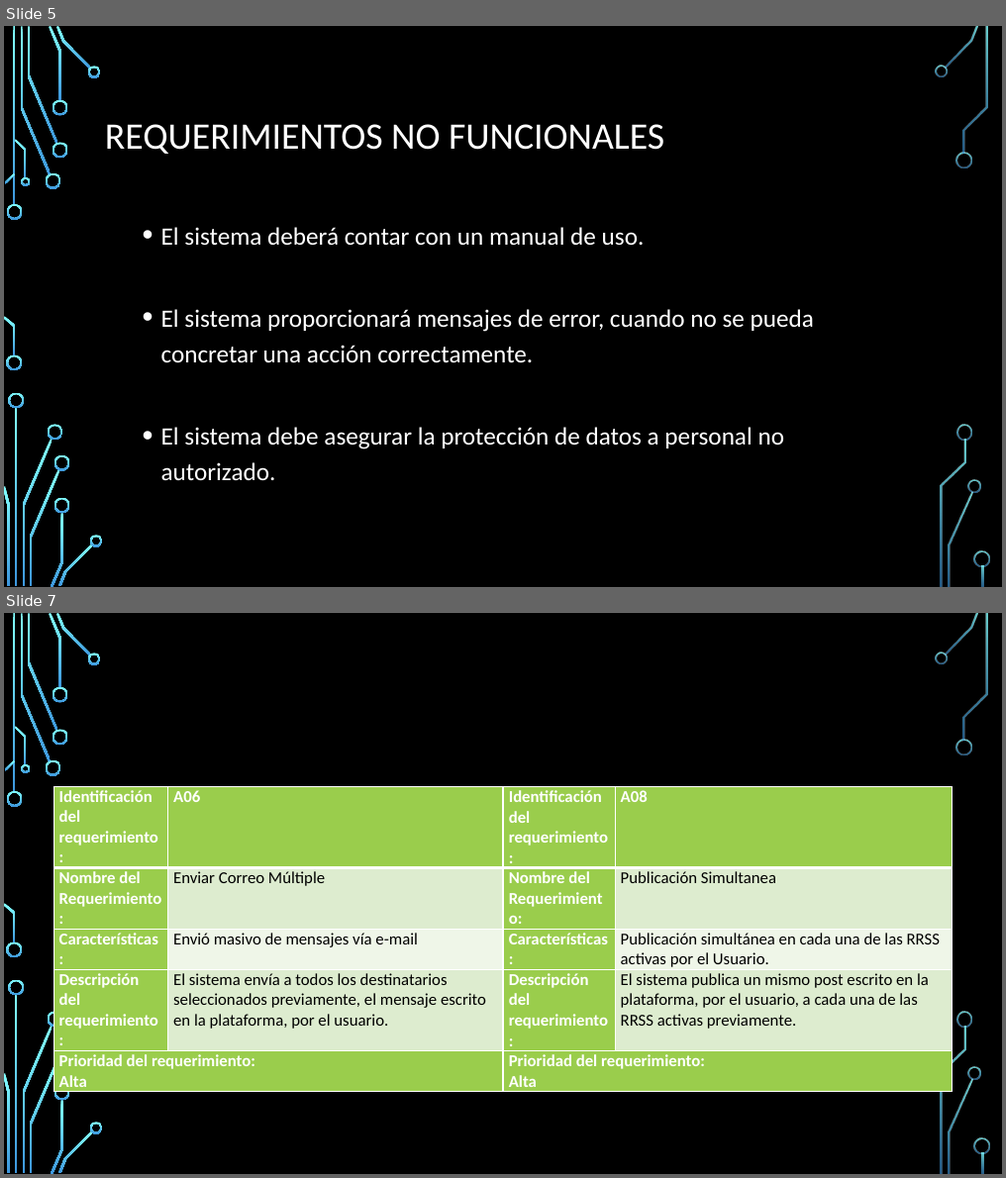
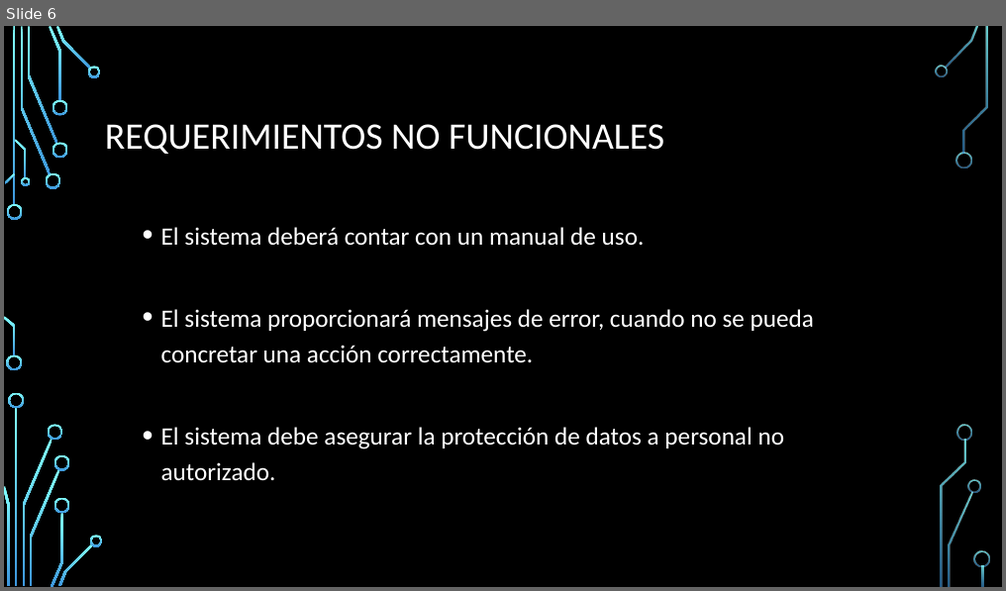
Before and after one commit to Adescafu/INFO264_Proyecto, a slide deck: presentacion.pptx. Shown one above the other, each under a label of ours: slides 5 and 7 before the commit, slide 6 after it; the slides between them are not shown. The pictures are 1006x1178 and 1006x591 pixels, drawn with LibreOffice and Linux fonts; fonts in the diff are those of the drawing; background and template pictures are left out. Boxes give left, top, right and bottom in pixels: in the first picture for what was removed or moved away, otherwise in the second. Text is boxed around its words. In the diff, an @@ line names an element or a change of style, - is before the commit and + after.

```diff
--- a/presentacion.pptx
+++ b/presentacion.pptx
@@ slide 7 removed at (x1=4, y1=613, x2=1002, y2=1174), background picture (left out); not listed: 36 template elements that a slide beside it also shows @@
@@ table removed at (x1=54, y1=786, x2=503, y2=1091), 5 rows, 2 columns @@
-Identificación del requerimiento: | A06
-Nombre del Requerimiento: | Enviar Correo Múltiple
-Características: | Envió masivo de mensajes vía e-mail
-Descripción del requerimiento: | El sistema envía a todos los destinatarios seleccionados previamente, el mensaje escrito en la plataforma, por el usuario.
-Prioridad del requerimiento: / Alta | 
@@ table removed at (x1=503, y1=786, x2=952, y2=1091), 5 rows, 2 columns @@
-Identificación del requerimiento: | A08
-Nombre del Requerimiento: | Publicación Simultanea
-Características: | Publicación simultánea en cada una de las RRSS activas por el Usuario.
-Descripción del requerimiento: | El sistema publica un mismo post escrito en la plataforma, por el usuario, a cada una de las RRSS activas previamente.
-Prioridad del requerimiento: / Alta | 
@@ what was slide 5 is now slide 6 @@
```
Also in this commit, not shown: 7 slides changed, 2 slides added, 4 other slides removed.
